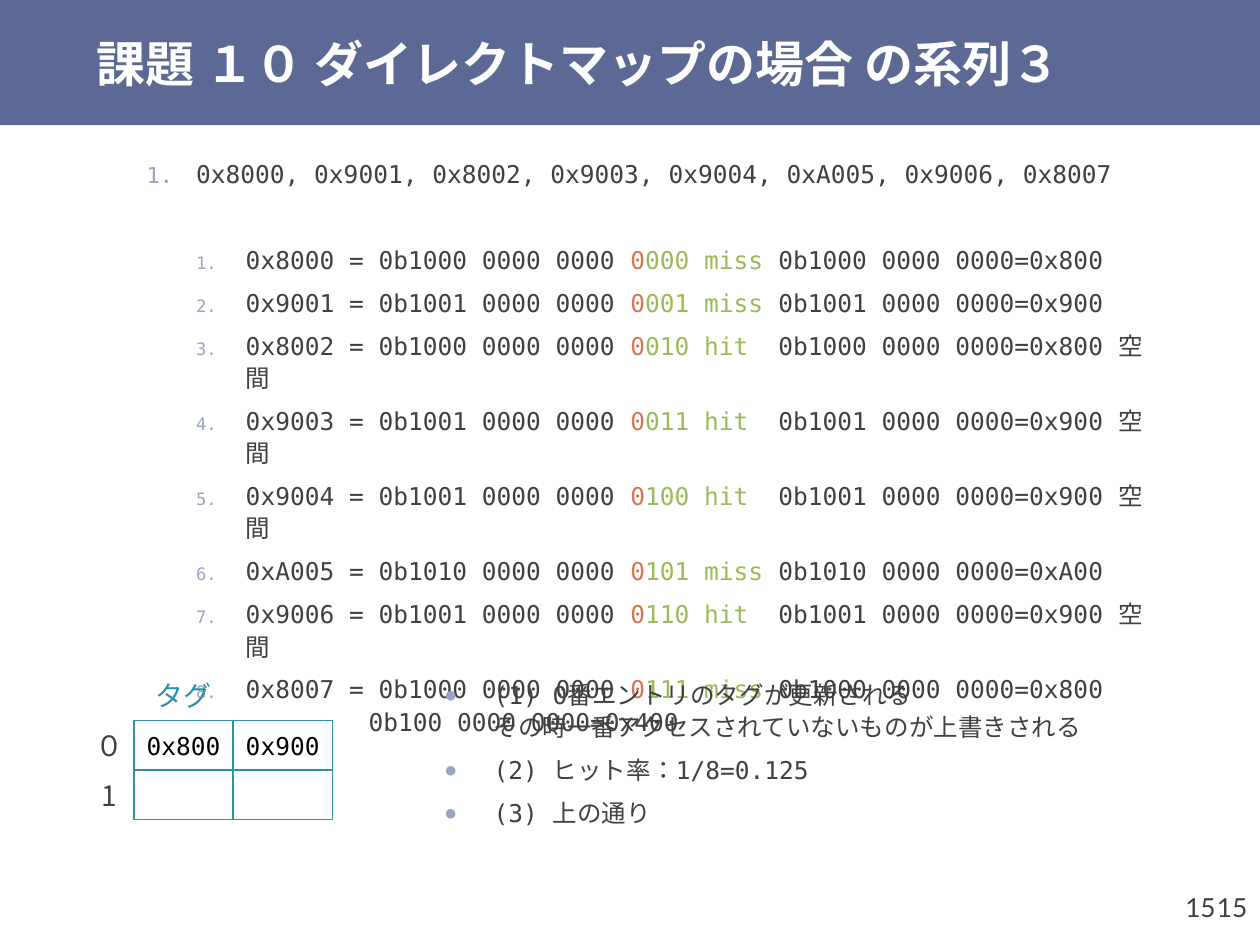
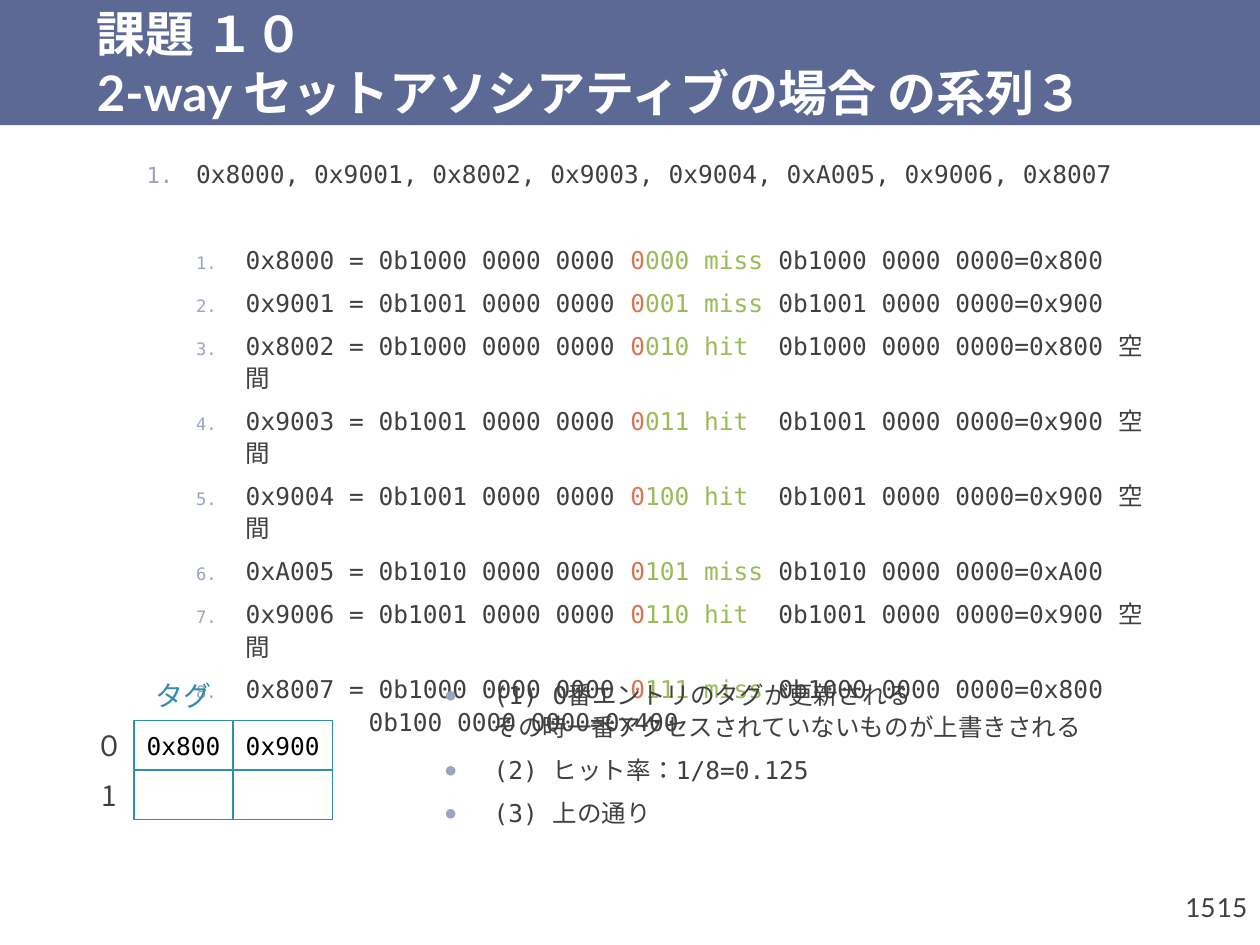
Before and after one commit to shioyadan/otya-computer-architecture-i, a slide deck: slide 15 of cai-shioya-11.pptx. Drawn at 1260x945 pixels with LibreOffice and Linux fonts; fonts in the diff are those of the drawing. Boxes give left, top, right and bottom in pixels: in the first picture for what was removed or moved away, otherwise in the second. Text is boxed around its words. In the diff, an @@ line names an element or a change of style, - is before the commit and + after.

Commit message:
課題１０の解答のタイトルを訂正

```diff
--- a/cai-shioya-11.pptx
+++ b/cai-shioya-11.pptx
@@ title at bbox=[97, 12, 1083, 119]: text changed @@
-課題 １０ ダイレクトマップの場合 の系列３
+課題 １０
+2-way セットアソシアティブの場合 の系列３
```
Also in this commit, not shown: 3 other slides changed, 2 other files.
